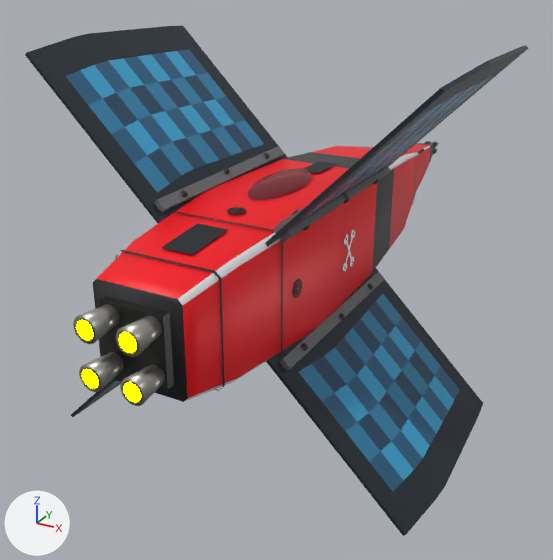
A saved change to the glTF model ThoriumGap_JS/models/Ship_Crosspanel_18.glb.
Camera for both pictures: a 50 mm lens placed at (4.01, -8.37, 3.26), pointed at (-0.42, -0.32, -0.76). Arrows for +X, +Y and +Z are at lower left; the lights stay in place. The older version comes first. Where no turn or scale is listed for an object, it has been applied to the vertices.

The older version as bpy lines, for what is in view:
```python
ob_enginebell_upperright_taperedsquareclusternozzle = bpy.data.objects.new('EngineBell_UpperRight_TaperedSquareClusterNozzle', me_enginebell_upperright_taperedsquareclusternozzle_mesh)
ob_enginebell_upperright_taperedsquareclusternozzle.location = (0.23, -3.83, 0.24)
ob_engineemitter = bpy.data.objects.new('EngineEmitter', me_engineemitter)
ob_engineemitter.location = (0.0, 0.0, 0.0)
ob_fuselage_squarebody = bpy.data.objects.new('Fuselage_SquareBody', me_fuselage_squarebody_mesh)
ob_fuselage_squarebody.location = (0.0, 0.0, 0.0)
ob_nose_squaretaperedforwardsection = bpy.data.objects.new('Nose_SquareTaperedForwardSection', me_nose_squaretaperedforwardsection_mesh)
ob_nose_squaretaperedforwardsection.location = (0.0, 0.0, 0.0)
# also in view: 'SolarPanelWing_LowerRightRidge_RectangularPhotovoltaicGrid' at (1.42, -1.01, -1.42); 'SolarPanelWing_TopLeftRidge_RootHingeClamp' at (-0.74, -1.01, 0.74); 'HullAccessPanel_TopAft' at (0.0, -2.7, 0.67); 'EngineBell_UpperLeft_TaperedSquareClusterNozzle' at (-0.23, -3.83, 0.24); 'EngineDeck_SquareAftManifold' at (0.0, -3.65, 0.0)
```
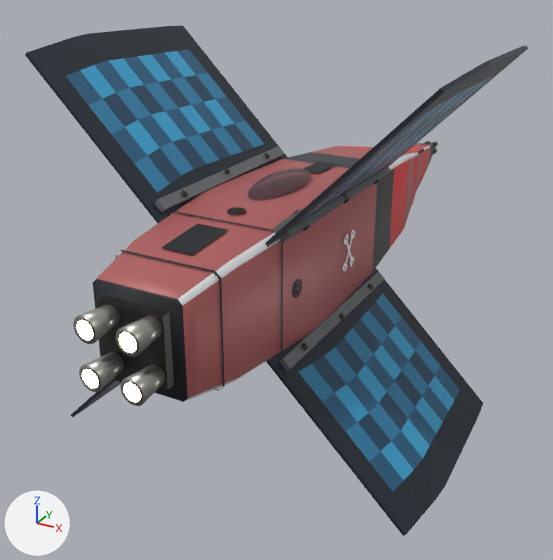
Diff of the bpy script that builds the scene:
```diff
--- a/ThoriumGap_JS/models/Ship_Crosspanel_18.glb.py
+++ b/ThoriumGap_JS/models/Ship_Crosspanel_18.glb.py
@@ mat_engineglow @@
 mat_engineglow.roughness = 1.0
-mat_engineglow.emission_color = (1.0, 1.0, 0.0)  # yellow #ffff00
+mat_engineglow.emission_color = (0.62, 0.57, 0.4)  # beige #cec7aa
 mat_engineglow.emission_strength = 8.0
@@ mat_ship_crosspanelfamily_longarray_long_rectangles_checker_forward_seed773378_hull_main @@
 mat_ship_crosspanelfamily_longarray_long_rectangles_checker_forward_seed773378_hull_main = principled_material('Ship_CrosspanelFamily_LongArray_long_rectangles_checker_forward_Seed773378_Hull_Main')
-mat_ship_crosspanelfamily_longarray_long_rectangles_checker_forward_seed773378_hull_main.base_color = (0.947, 0.0, 0.007)  # red #f90014
+mat_ship_crosspanelfamily_longarray_long_rectangles_checker_forward_seed773378_hull_main.base_color = (0.45, 0.12, 0.12)  # pink #b36161
 mat_ship_crosspanelfamily_longarray_long_rectangles_checker_forward_seed773378_hull_main.metallic = 0.06
```

Where the change shows, as pixel boxes [x1, y1, x2, y2] in the pictures (553 x 560 px):
'Fuselage_SquareBody', recoloured: [95, 146, 419, 400] in both
'EngineEmitter', recoloured (yellow to beige): [76, 320, 141, 402] in both
'Nose_SquareTaperedForwardSection', recoloured: [408, 143, 432, 191] in both
